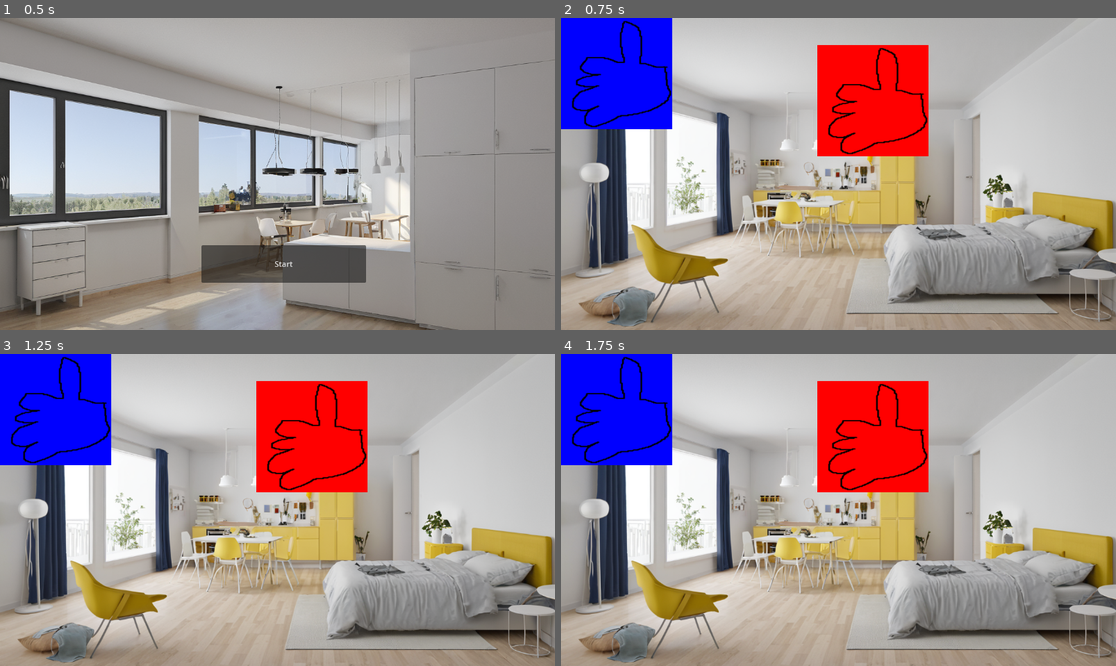
Above: before the commit, frames 1-4 (two rows, left to right).
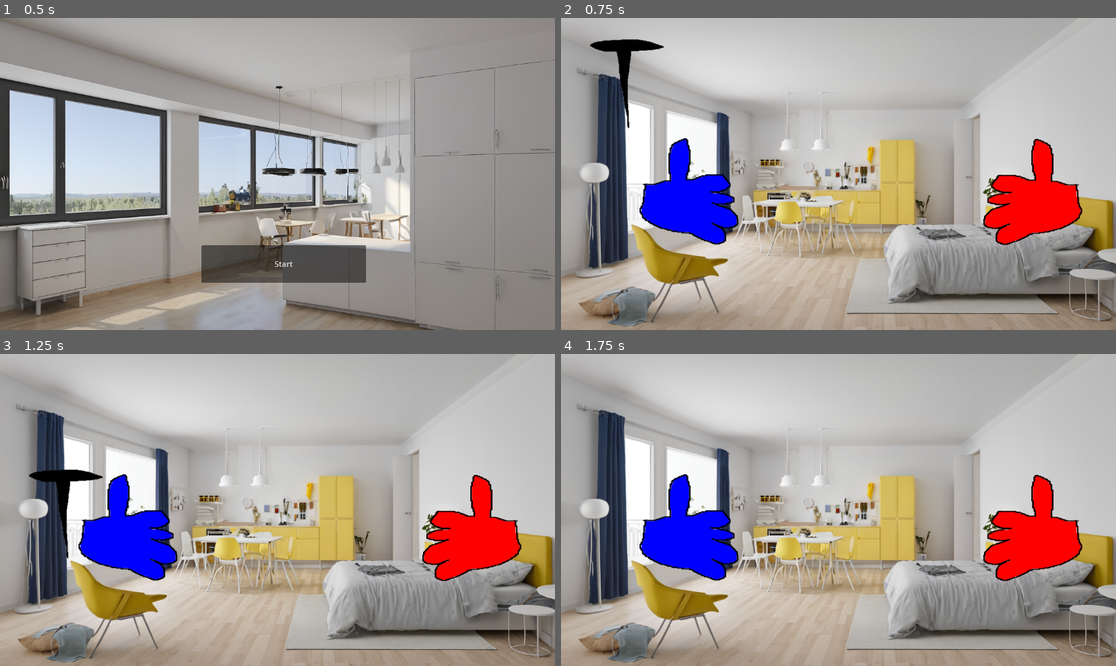
Above: after the commit, the same moments.

Repository: The-KTC/ikea_furniture_fun
Game: Godot game, scene res://start.tscn
Same seed, same stepped clock (60 frames per second), same inputs: the game is played once before the commit and once after it.
Inputs:
- Up to frame 1 (0.5 s): no input
- Up to frame 2 (0.75 s): click "Start" at 0.5 s
- Up to frame 3 (1.25 s): no input
- Up to frame 4 (1.75 s): no input

Frame 1 is identical in both runs. In frame 2, 21% of the frame differs, in the area x 0-94%, y 0-73%; in frame 3, 22%; in frame 4, 21%.

Commit message:
gravity and items

Diff:
--- a/hand.gd
+++ b/hand.gd
@@ -2,12 +2,22 @@
 var speed = 2
 var velocity = Vector2.ZERO
 @export var player = "P1"
+var aufnehmbar = false
+var object = null
 
 func _ready():
 	print("loaded, test")
 
 func _process(delta):
 	self.position += velocity * speed
+	if get_node("Area2D").get_overlapping_bodies().size()>0 && aufnehmbar:
+		var object = get_node("Area2D").get_overlapping_bodies()[0]
+		#print(object)
+		object.position = self.global_position
+		object.setGravity(false)
+	elif object!=null:
+		object.setGravity(true)
+
 
 
 func _input(event):
@@ -28,8 +38,7 @@
 		velocity+=Vector2(0,-1)
 	if event.is_action_released(player+"-Right"):
 		velocity+=Vector2(-1,0)
-	print(velocity)
 
-	#return velocity
-	#if event.is_action_released("P1-Down"):
-	#velocity=Vector2.ZERO
+	if event.is_action_pressed(player+"-Auf-UndAblegen"):
+		aufnehmbar= !aufnehmbar
+		print(aufnehmbar)
--- a/hand.tscn
+++ b/hand.tscn
@@ -1,7 +1,10 @@
-[gd_scene load_steps=3 format=3 uid="uid://d4bohhn7dd7wq"]
+[gd_scene load_steps=4 format=3 uid="uid://d4bohhn7dd7wq"]
 
 [ext_resource type="Script" path="res://hand.gd" id="1_mdsvl"]
 [ext_resource type="Texture2D" uid="uid://badl3mlmbrgx2" path="res://UI/hand.png" id="2_lp73m"]
+
+[sub_resource type="RectangleShape2D" id="RectangleShape2D_61f28"]
+size = Vector2(166, 199)
 
 [node name="Hand" type="Node2D"]
 script = ExtResource("1_mdsvl")
@@ -13,4 +16,11 @@
 texture_repeat = 2
 scale = Vector2(0.901389, 0.901389)
 texture = ExtResource("2_lp73m")
-centered = false
+
+[node name="Area2D" type="Area2D" parent="."]
+collision_layer = 0
+collision_mask = 2
+
+[node name="CollisionShape2D" type="CollisionShape2D" parent="Area2D"]
+position = Vector2(5, 1.5)
+shape = SubResource("RectangleShape2D_61f28")
--- /dev/null
+++ b/items.gd
@@ -0,0 +1,17 @@
+extends RigidBody2D
+var gravity = 1
+
+# Called when the node enters the scene tree for the first time.
+func _ready():
+	pass # Replace with function body.
+
+
+# Called every frame. 'delta' is the elapsed time since the previous frame.
+func _process(delta):
+	# if abfrage - worldboarder erreicht?
+	# x-achse wird verringert
+	pass
+
+func setGravity(boolean):
+	self.gravity = boolean
+	print("Gravity switched?")
--- /dev/null
+++ b/items.tscn
@@ -0,0 +1,16 @@
+[gd_scene load_steps=3 format=3 uid="uid://kb62dt0xx8qy"]
+
+[ext_resource type="Script" path="res://items.gd" id="1_de2ti"]
+
+[sub_resource type="RectangleShape2D" id="RectangleShape2D_gg5hb"]
+size = Vector2(257, 68)
+
+[node name="Items" type="RigidBody2D"]
+collision_layer = 2
+collision_mask = 2
+script = ExtResource("1_de2ti")
+
+[node name="Sprite2D" type="Sprite2D" parent="."]
+
+[node name="CollisionShape2D" type="CollisionShape2D" parent="."]
+shape = SubResource("RectangleShape2D_gg5hb")
--- a/level1.tscn
+++ b/level1.tscn
@@ -1,17 +1,27 @@
-[gd_scene load_steps=3 format=3 uid="uid://ci0oflngiymbc"]
+[gd_scene load_steps=5 format=3 uid="uid://ci0oflngiymbc"]
 
 [ext_resource type="Texture2D" uid="uid://c0yvqo62mdn1" path="res://UI/level1.png" id="1_7fyrc"]
+[ext_resource type="PackedScene" uid="uid://vua825pr3fsj" path="res://nagel.tscn" id="2_fnhkw"]
 [ext_resource type="PackedScene" uid="uid://d4bohhn7dd7wq" path="res://hand.tscn" id="2_l44ch"]
+
+[sub_resource type="WorldBoundaryShape2D" id="WorldBoundaryShape2D_dwnrj"]
+normal = Vector2(0.005, -0.99)
 
 [node name="Level1" type="Node2D"]
 
 [node name="Hand2" parent="." instance=ExtResource("2_l44ch")]
 modulate = Color(1, 0, 0, 1)
-position = Vector2(531.779, 56.036)
+position = Vector2(969, 360)
 player = "P2"
 
 [node name="Hand" parent="." instance=ExtResource("2_l44ch")]
 modulate = Color(0, 0, 1, 1)
+position = Vector2(276, 359)
+scale = Vector2(-1, 1)
+
+[node name="Nagel" parent="." instance=ExtResource("2_fnhkw")]
+position = Vector2(133, 125)
+disable_mode = 2
 
 [node name="Node" type="Node" parent="."]
 
@@ -24,3 +34,18 @@
 scale = Vector2(0.901389, 0.901389)
 texture = ExtResource("1_7fyrc")
 centered = false
+
+[node name="StaticBody2D" type="StaticBody2D" parent="."]
+y_sort_enabled = true
+position = Vector2(674, 4)
+disable_mode = 2
+collision_layer = 2
+collision_mask = 0
+
+[node name="CollisionShape2D" type="CollisionShape2D" parent="StaticBody2D"]
+light_mask = 2
+visibility_layer = 2
+y_sort_enabled = true
+position = Vector2(-492, 649)
+shape = SubResource("WorldBoundaryShape2D_dwnrj")
+disabled = true
--- /dev/null
+++ b/nagel.tscn
@@ -0,0 +1,17 @@
+[gd_scene load_steps=4 format=3 uid="uid://vua825pr3fsj"]
+
+[ext_resource type="PackedScene" uid="uid://kb62dt0xx8qy" path="res://items.tscn" id="1_2sb16"]
+[ext_resource type="Texture2D" uid="uid://bjb72bftlfj0m" path="res://UI/nagel.png" id="1_bes1l"]
+
+[sub_resource type="RectangleShape2D" id="RectangleShape2D_m32v4"]
+size = Vector2(156, 185.5)
+
+[node name="Nagel" instance=ExtResource("1_2sb16")]
+
+[node name="Sprite2D" parent="." index="0"]
+position = Vector2(4, 0)
+texture = ExtResource("1_bes1l")
+
+[node name="CollisionShape2D" parent="." index="1"]
+position = Vector2(4, 0.25)
+shape = SubResource("RectangleShape2D_m32v4")
--- a/project.godot
+++ b/project.godot
@@ -57,6 +57,20 @@
 "events": [Object(InputEventKey,"resource_local_to_scene":false,"resource_name":"","device":-1,"window_id":0,"alt_press …(182 unchanged characters)…
 ]
 }
+P1-Auf-UndAblegen={
+"deadzone": 0.5,
+"events": [Object(InputEventKey,"resource_local_to_scene":false,"resource_name":"","device":-1,"window_id":0,"alt_pressed":false,"shift_pressed":false,"ctrl_pressed":false,"meta_pressed":false,"pressed":false,"keycode":0,"physical_keycode":32,"key_label":0,"unicode":32,"echo":false,"script":null)
+]
+}
+P2-Auf-UndAblegen={
+"deadzone": 0.5,
+"events": [Object(InputEventKey,"resource_local_to_scene":false,"resource_name":"","device":-1,"window_id":0,"alt_pressed":false,"shift_pressed":false,"ctrl_pressed":false,"meta_pressed":false,"pressed":false,"keycode":0,"physical_keycode":4194438,"key_label":0,"unicode":48,"echo":false,"script":null)
+]
+}
+
+[layer_names]
+
+2d_physics/layer_2="Parts"
 
 [rendering]
 
--- /dev/null
+++ b/wood.tscn
@@ -0,0 +1,17 @@
+[gd_scene load_steps=4 format=3 uid="uid://08myf1y7t4mk"]
+
+[ext_resource type="PackedScene" uid="uid://kb62dt0xx8qy" path="res://items.tscn" id="1_8japv"]
+[ext_resource type="Texture2D" uid="uid://uyhrm2k6vhlv" path="res://UI/wood.png" id="1_h7dpe"]
+
+[sub_resource type="RectangleShape2D" id="RectangleShape2D_y6so2"]
+size = Vector2(255, 64)
+
+[node name="Wood" instance=ExtResource("1_8japv")]
+
+[node name="Sprite2D" parent="." index="0"]
+texture = ExtResource("1_h7dpe")
+
+[node name="CollisionShape2D" parent="." index="1"]
+position = Vector2(0.5, 1)
+rotation = -0.015708
+shape = SubResource("RectangleShape2D_y6so2")
Binary file changed: UI/hand.png
Binary file added: UI/nagel.png
Not shown, added: UI/nagel.png.import
Binary file added: UI/wood.png
Not shown, added: UI/wood.png.import
